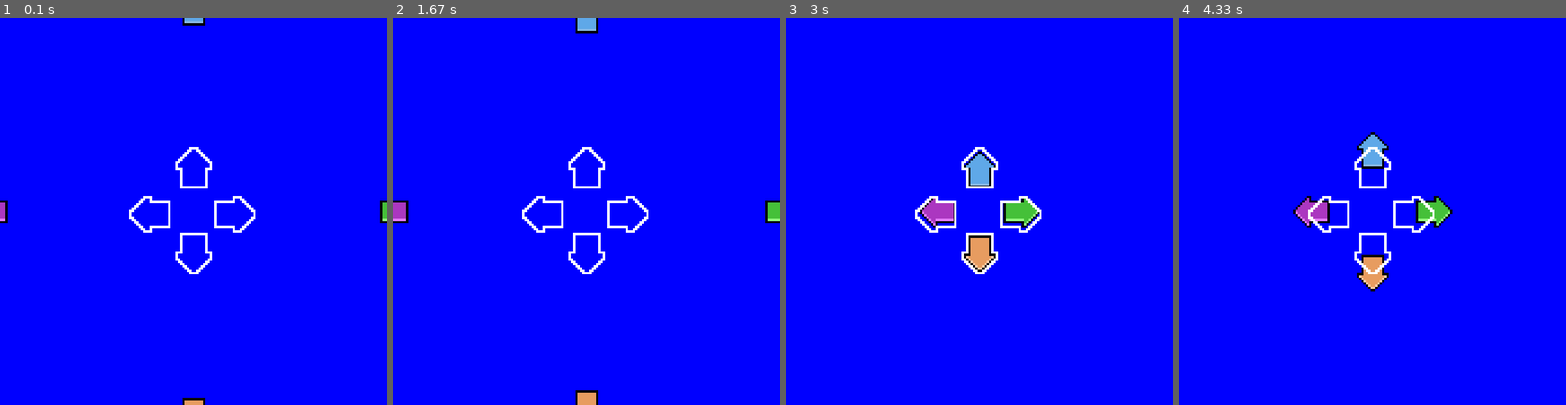
Above: before the commit, frames 1-4 (left to right).
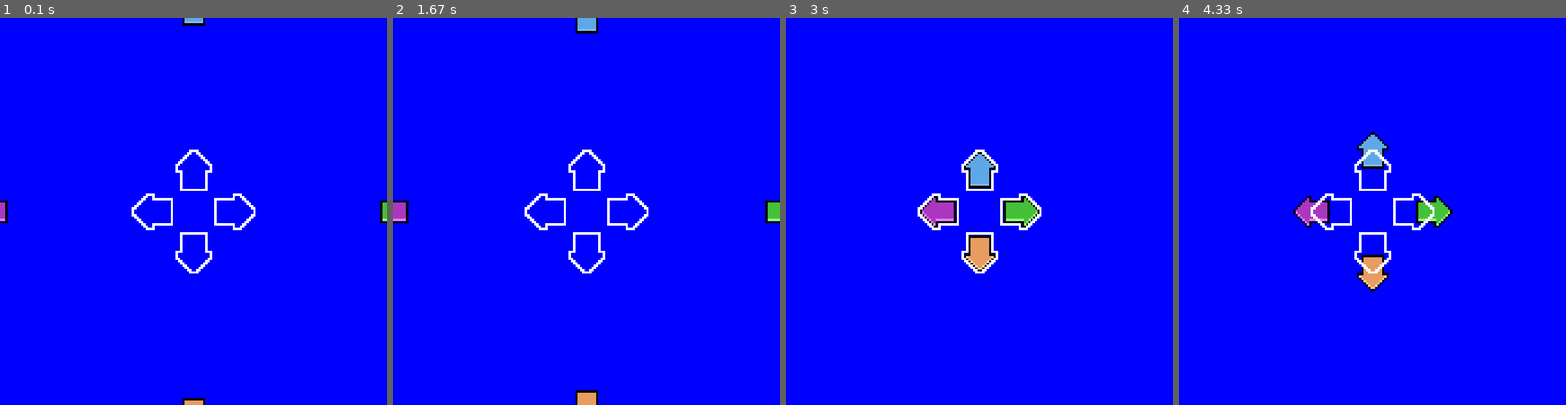
Above: after the commit, the same moments.

Repository: EnzoLuidge/PyGame
Game: pygame game, started from Jogo.py
The game is run twice, just before and just after one commit, with the same random seed, the same clock (stepped at 60 frames per second) and the same inputs.
Inputs:
- Up to frame 1 (0.1 s): no input
- Up to frame 2 (1.67 s): no input
- Up to frame 3 (3 s): no input
- Up to frame 4 (4.33 s): no input

The runs differ from the first frame. In frame 1, 0.9% of the frame differs, in the area x 33-66%, y 33-67%; in frame 2, 0.9%; in frame 3, 0.9%; in frame 4, 0.9%.

Commit message:
espaços das setas de acordo com a tela

Diff:
--- a/Jogo.py
+++ b/Jogo.py
@@ -108,29 +108,29 @@
     def __init__(self):
         self.image = assets['left_space']
         self.rect = self.image.get_rect()
-        self.rect.x = WIDTH/3
-        self.rect.y = button_y+button_width
+        self.rect.centerx = WIDTH/2-button_width
+        self.rect.centery = HEIGHT/2
 
 class seta_up_space(pygame.sprite.Sprite):
     def __init__(self):
         self.image = assets['up_space']
         self.rect = self.image.get_rect()
-        self.rect.x = WIDTH/2.24
-        self.rect.y = HEIGHT/3
+        self.rect.centerx = WIDTH/2
+        self.rect.centery = HEIGHT/2-button_height
 
 class seta_down_space(pygame.sprite.Sprite):
     def __init__(self):
         self.image = assets['down_space']
         self.rect = self.image.get_rect()
-        self.rect.x = HEIGHT/2.24
-        self.rect.y = HEIGHT/1.8
+        self.rect.centerx = WIDTH/2
+        self.rect.centery = HEIGHT/2+button_height
 
 class seta_right_space(pygame.sprite.Sprite):
     def __init__(self):
         self.image = assets['right_space']
         self.rect = self.image.get_rect()
-        self.rect.x = WIDTH/2+button_width/2
-        self.rect.y = button_y+button_width
+        self.rect.centerx = WIDTH/2+button_width
+        self.rect.centery = HEIGHT/2
 
 game = True
 
